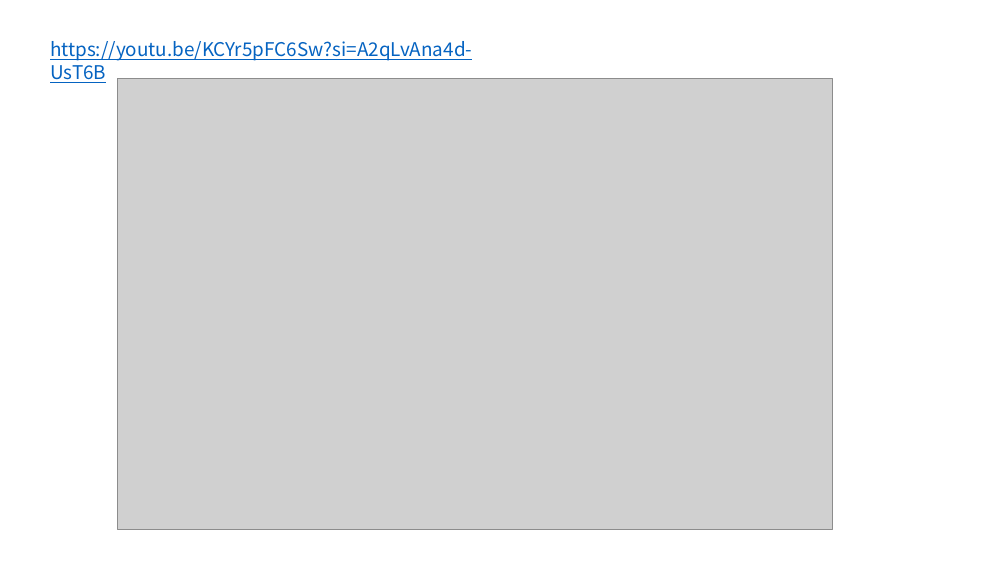
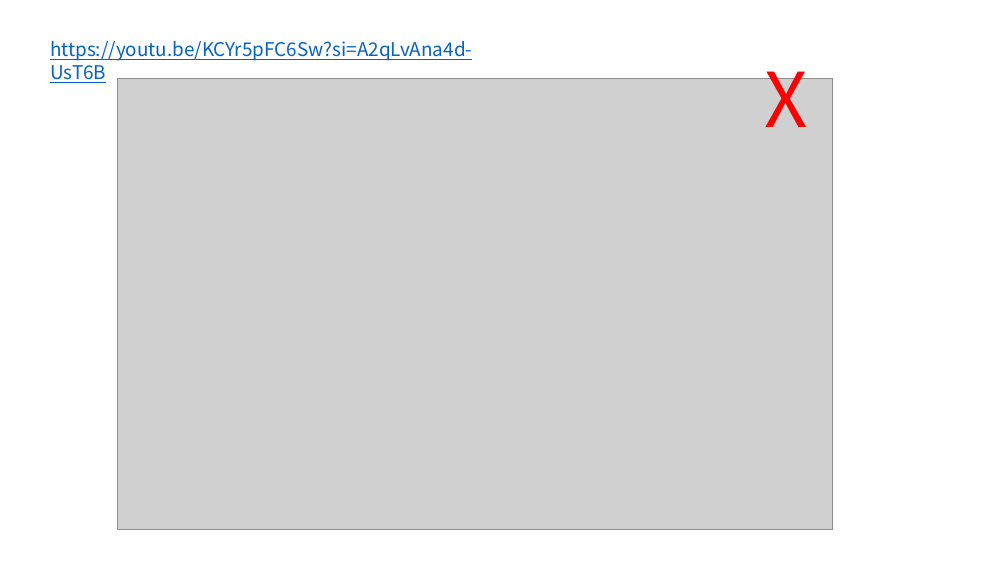
Before and after one commit to tlsrlwo/PROJECT-UST, a slide deck: slide 2 of Assets/PROJECT UST/Anothers/ppt.pptx. Drawn at 1008x567 pixels with LibreOffice and Linux fonts; fonts in the diff are those of the drawing; grey boxes stand for pictures. Boxes give left, top, right and bottom in pixels: in the first picture for what was removed or moved away, otherwise in the second. Text is boxed around its words. In the diff, an @@ line names an element or a change of style, - is before the commit and + after.

```diff
--- a/Assets/PROJECT UST/Anothers/ppt.pptx
+++ b/Assets/PROJECT UST/Anothers/ppt.pptx
@@ text added at (764,50,807,127), 72 pt, text #FF0000 @@
+X
```
Also in this commit, not shown: 2 other slides changed, 3 slides added, 2 other files.
